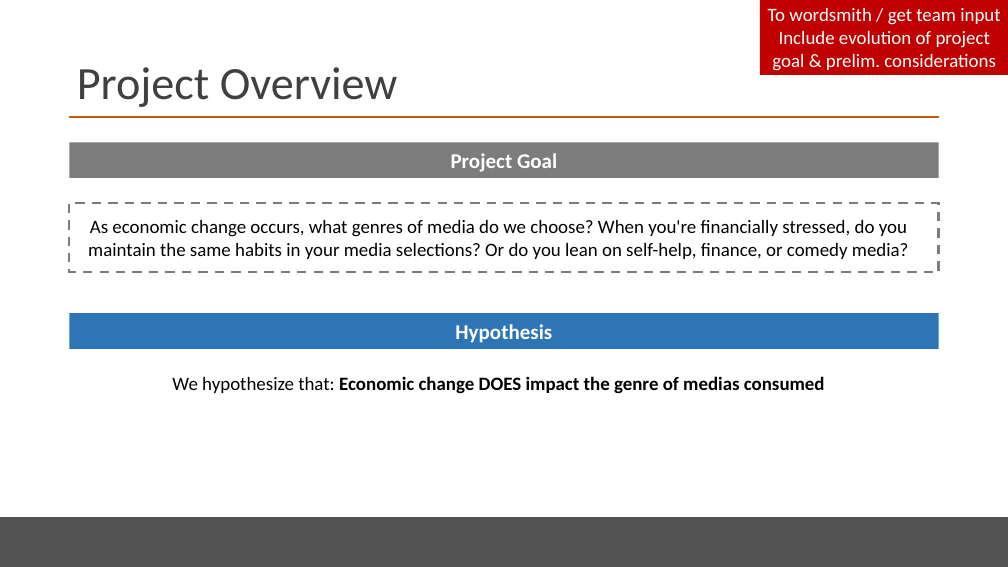
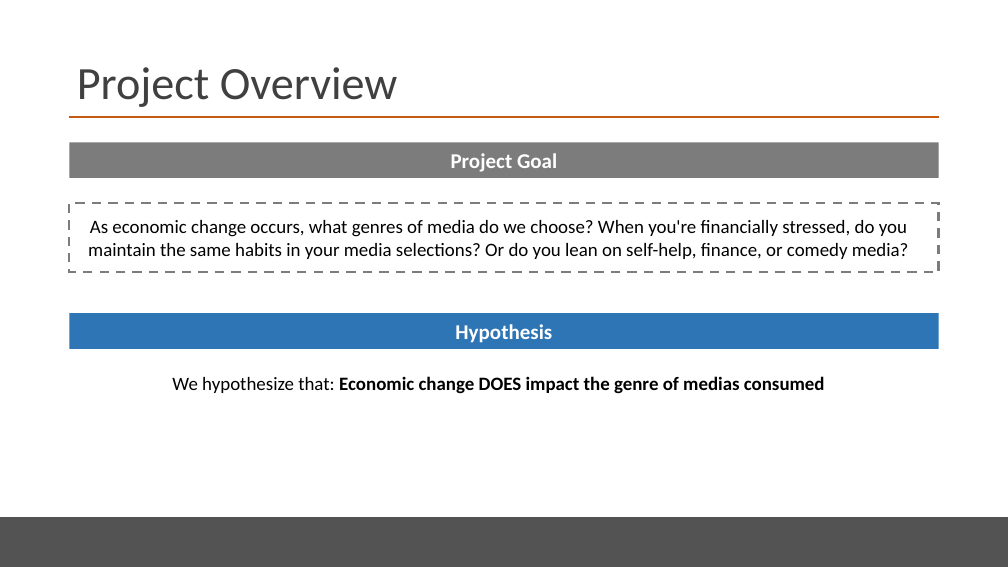
Before and after one commit to emilymcdaniel/Final_Project, a slide deck: slide 2 of BootCamp_FinalPres_v3.pptx. Drawn at 1008x567 pixels with LibreOffice and Linux fonts; fonts in the diff are those of the drawing. Boxes give left, top, right and bottom in pixels: in the first picture for what was removed or moved away, otherwise in the second. Text is boxed around its words. In the diff, an @@ line names an element or a change of style, - is before the commit and + after.

```diff
--- a/BootCamp_FinalPres_v3.pptx
+++ b/BootCamp_FinalPres_v3.pptx
@@ rectangle removed at bbox=[760, 0, 1008, 75] @@
-To wordsmith / get team input
-Include evolution of project goal & prelim. considerations
```
Also in this commit, not shown: 2 other slides changed, 4 slides added, 3 slides removed.
